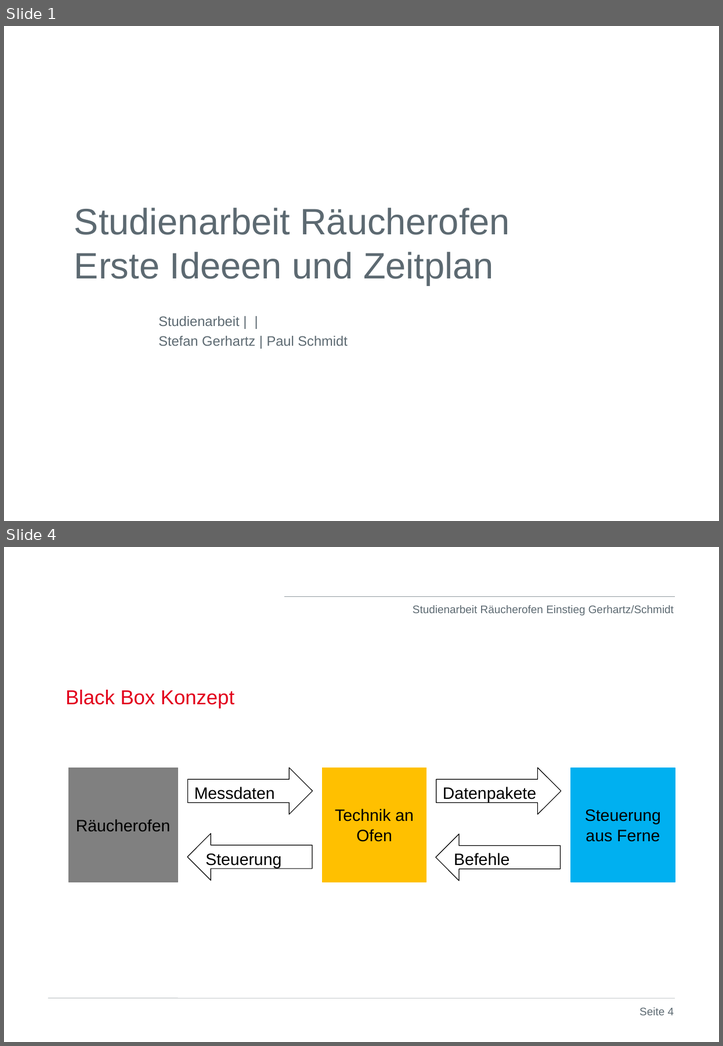
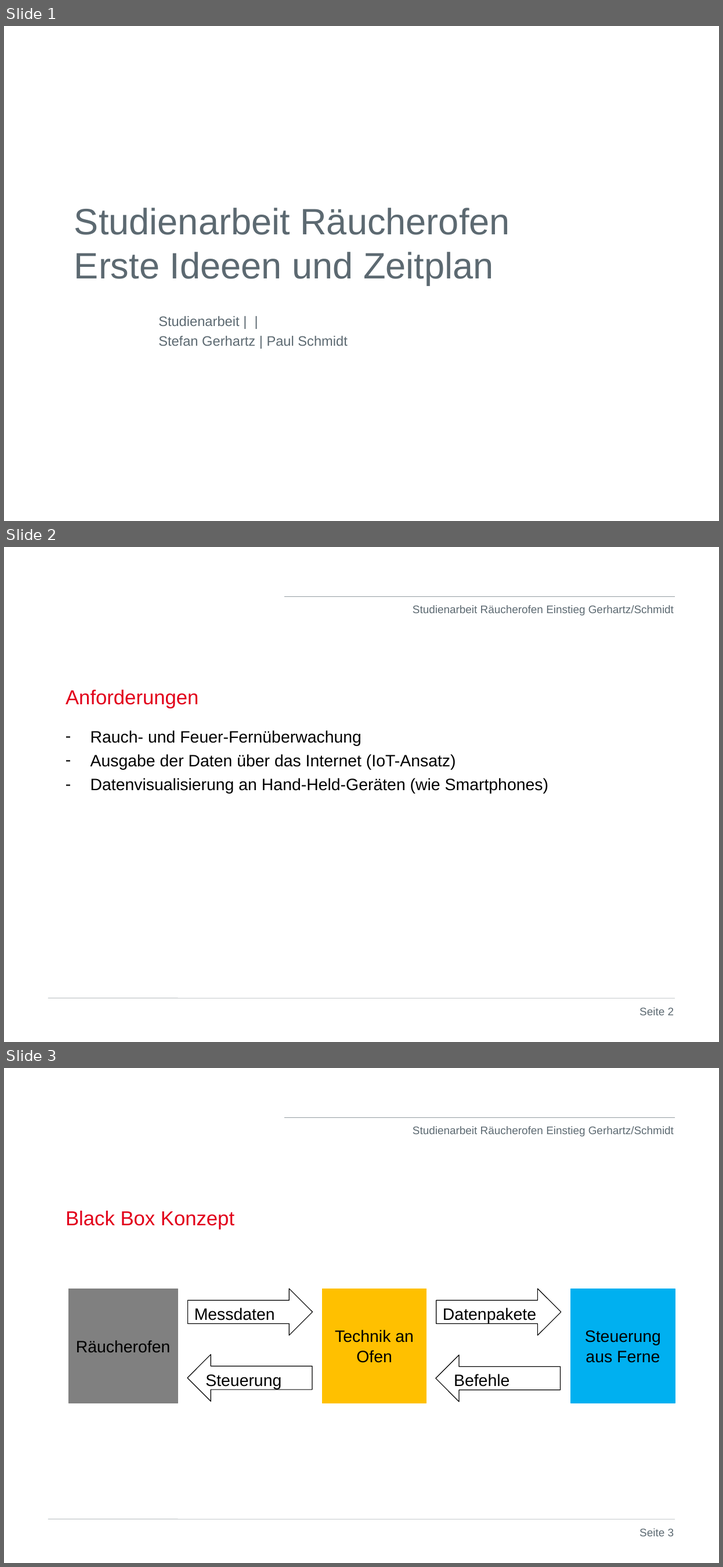
Before and after one commit to stege00/Raeucherofen, a slide deck: 05_Dokumente_DHBW/Präsentationen/KW40_2021_Studienarbeit_Gerhartz_Schmidt_Einstieg.ppt. Shown one above the other, each under a label of ours: slides 1 and 4 before the commit, slides 1, 2 and 3 after it; the slides between them are not shown. The pictures are 723x1046 and 723x1567 pixels, drawn with LibreOffice and Linux fonts; fonts in the diff are those of the drawing; background and template pictures are left out. Boxes give left, top, right and bottom in pixels: in the first picture for what was removed or moved away, otherwise in the second. Text is boxed around its words. In the diff, an @@ line names an element or a change of style, - is before the commit and + after.

```diff
--- a/05_Dokumente_DHBW/Präsentationen/KW40_2021_Studienarbeit_Gerhartz_Schmidt_Einstieg.ppt
+++ b/05_Dokumente_DHBW/Präsentationen/KW40_2021_Studienarbeit_Gerhartz_Schmidt_Einstieg.ppt
@@ slide 2 added at (x1=4, y1=547, x2=719, y2=1042), background #FFFFFF; not listed: 3 template elements that a slide beside it also shows @@
@@ title added at (x1=65, y1=689, x2=198, y2=708), 22 pt, text #E2001A @@
+Anforderungen
@@ text added at (x1=90, y1=730, x2=548, y2=793), 18 pt, text #000000 @@
+– Rauch- und Feuer-Fernüberwachung
+– Ausgabe der Daten über das Internet (IoT-Ansatz)
+– Datenvisualisierung an Hand-Held-Geräten (wie Smartphones)
@@ page number added at (x1=639, y1=1007, x2=674, y2=1015), 12 pt, text #5C6971 @@
+Seite 2
@@ what was slide 4 is now slide 3 @@
@@ page number at (x1=639, y1=1528, x2=674, y2=1536): text changed @@
-Seite 4
+Seite 3
```
Also in this commit, not shown: 2 slides changed, 1 other slide added, 2 slides removed, 1 other file.
